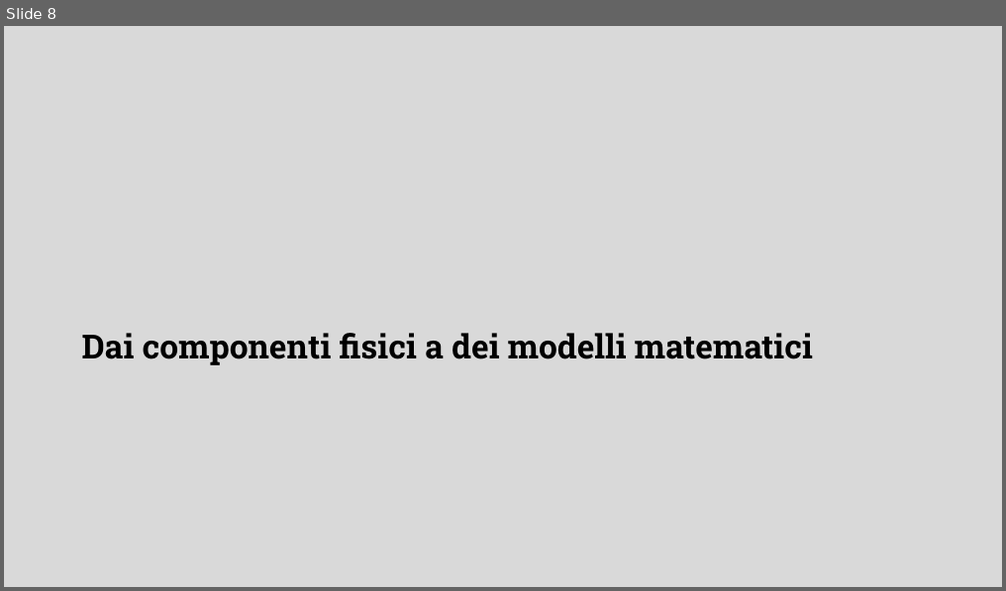
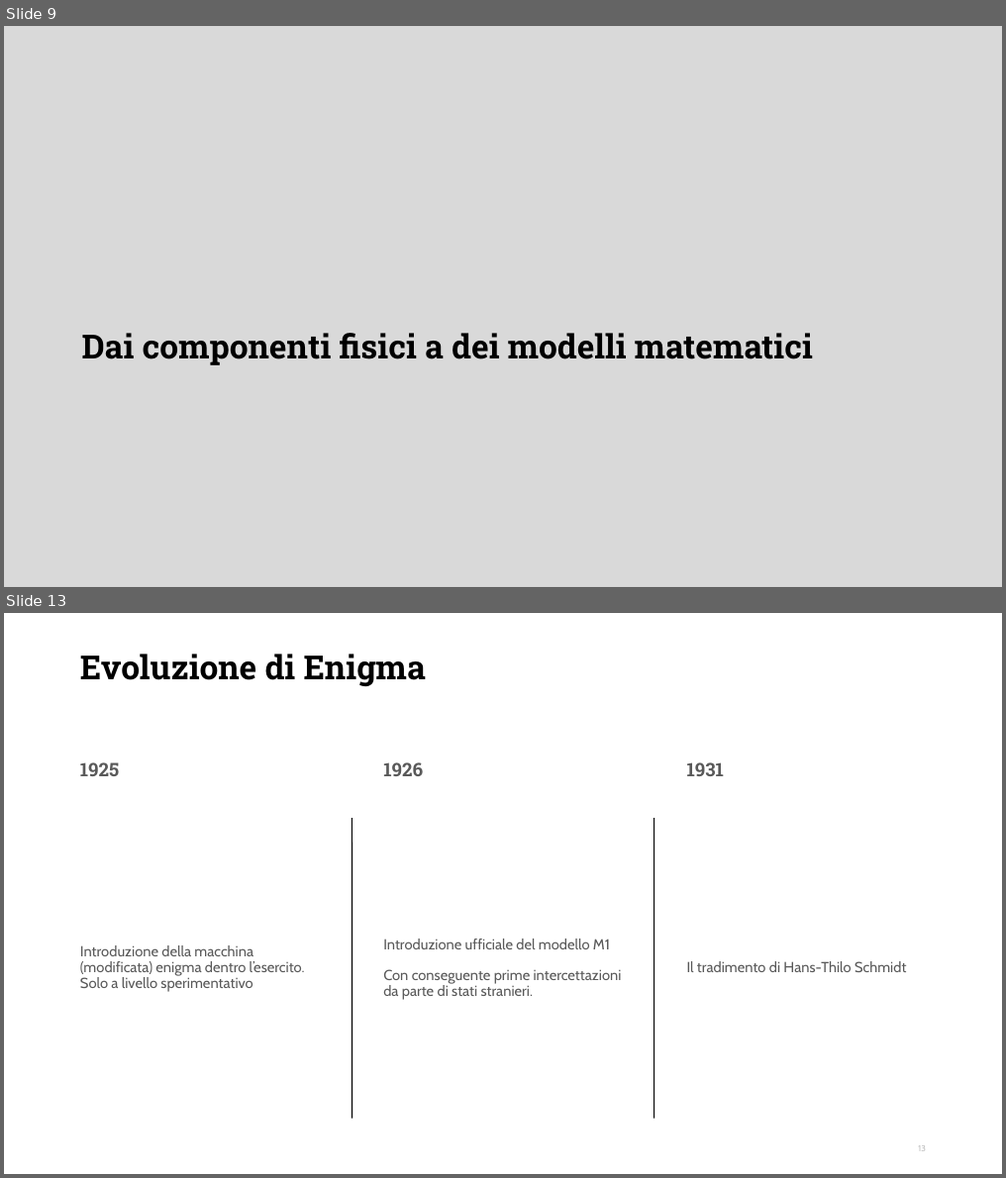
Before and after one commit to DanieleFerretti03/tesi-enigma, a slide deck: presentazione.odp. Shown one above the other, each under a label of ours: slide 8 before the commit, slides 9 and 13 after it; the slides between them are not shown. The pictures are 1006x591 and 1006x1178 pixels, drawn with LibreOffice and Linux fonts; fonts in the diff are those of the drawing; background and template pictures are left out. Boxes give left, top, right and bottom in pixels: in the first picture for what was removed or moved away, otherwise in the second. Text is boxed around its words. In the diff, an @@ line names an element or a change of style, - is before the commit and + after.

```diff
--- a/presentazione.odp
+++ b/presentazione.odp
@@ slide 13 added at bbox=[4, 613, 1002, 1174], background #FFFFFF @@
@@ title added at bbox=[80, 654, 426, 686], 32 pt, text #000000, bold @@
+Evoluzione di Enigma
@@ text added at bbox=[80, 762, 119, 776], 18 pt, text #595959, bold @@
+1925
@@ text added at bbox=[383, 762, 423, 776], 18 pt, text #595959, bold @@
+1926
@@ text added at bbox=[687, 762, 724, 776], 18 pt, text #595959, bold @@
+1931
@@ line added from (352, 818) to (352, 1118), #000000 0.99 pt @@
@@ line added from (654, 818) to (654, 1118), #000000 0.99 pt @@
@@ text added at bbox=[383, 939, 622, 1000], 14 pt, text #595959 @@
+Introduzione ufficiale del modello M1
+Con conseguente prime intercettazioni da parte di stati stranieri.
@@ text added at bbox=[80, 946, 305, 992], 14 pt, text #595959 @@
+Introduzione della macchina (modificata) enigma dentro l’esercito.
+Solo a livello sperimentativo
@@ text added at bbox=[687, 961, 906, 972], 14 pt, text #595959 @@
+Il tradimento di Hans-Thilo Schmidt
@@ page number added at bbox=[918, 1146, 926, 1152], 8.2 pt, text #BFBFBF @@
+13
@@ what was slide 8 is now slide 9 @@
```
Also in this commit, not shown: 1 slide changed, 12 other slides added, 9 slides removed, 2 other files.
